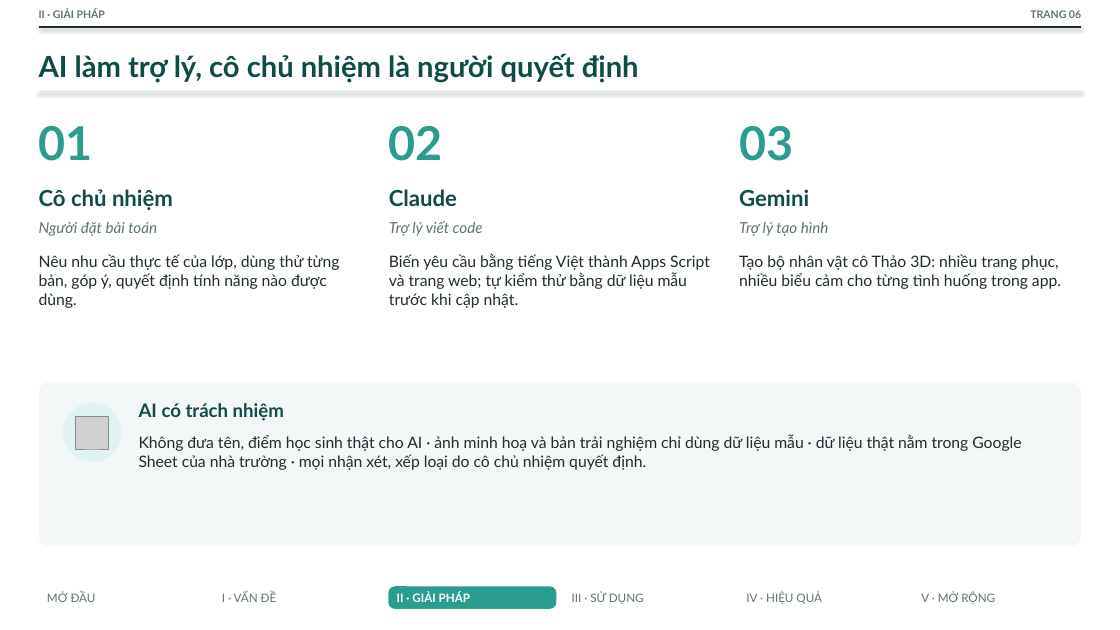
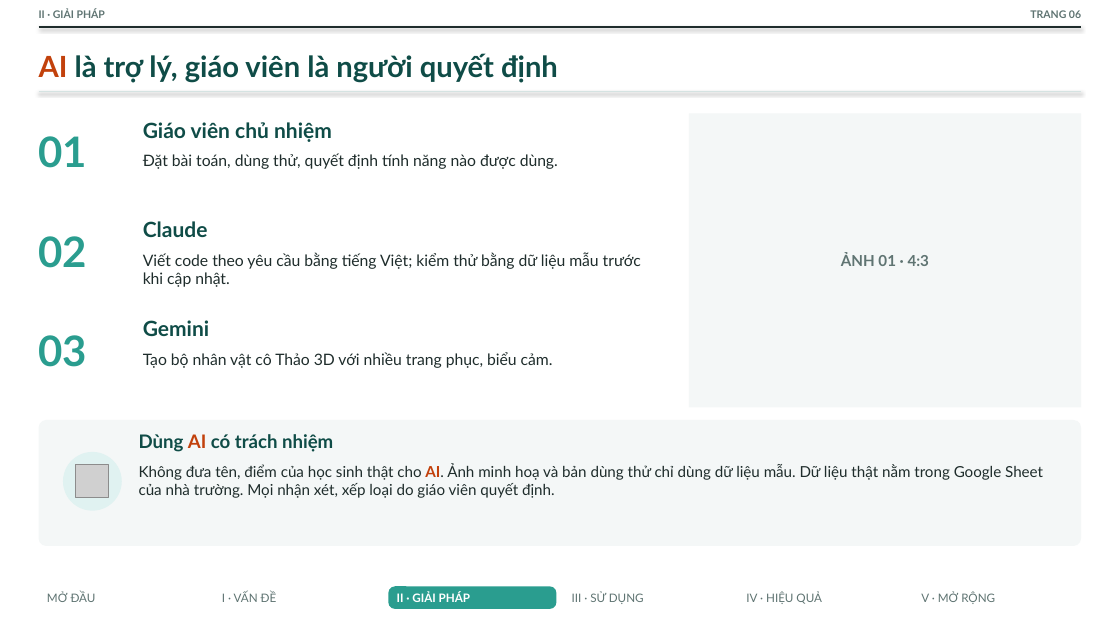
Before and after one commit to THPTYenHoa/Theo-doi-hanh-kiem-11D3-nam-hoc-2026-2027, a slide deck: slide 6 of docs/20261009_BaiDuThi_So_hanh_kiem_11D3.pptx. Drawn at 1120x630 pixels with LibreOffice and Linux fonts; fonts in the diff are those of the drawing; grey boxes stand for pictures. Boxes give left, top, right and bottom in pixels: in the first picture for what was removed or moved away, otherwise in the second. Text is boxed around its words. In the diff, an @@ line names an element or a change of style, - is before the commit and + after.

```diff
--- a/docs/20261009_BaiDuThi_So_hanh_kiem_11D3.pptx
+++ b/docs/20261009_BaiDuThi_So_hanh_kiem_11D3.pptx
@@ text at (x1=39, y1=53, x2=558, y2=82): text changed @@
-AI làm trợ lý, cô chủ nhiệm là người quyết định
+AI là trợ lý, giáo viên là người quyết định
@@ rectangle added at (x1=689, y1=113, x2=1081, y2=408), fill #F4F7F7 @@
@@ text added at (x1=143, y1=122, x2=332, y2=142), 18 pt, text #0F4C47, bold @@
+Giáo viên chủ nhiệm
@@ text added at (x1=143, y1=153, x2=558, y2=169), 13.5 pt, text #1F2D2C @@
+Đặt bài toán, dùng thử, quyết định tính năng nào được dùng.
@@ text removed at (x1=39, y1=189, x2=173, y2=210) @@
-Cô chủ nhiệm
@@ text "02" moved from (x1=389, y1=126, x2=443, y2=161) to (x1=39, y1=236, x2=88, y2=268) @@
@@ text removed at (x1=39, y1=222, x2=157, y2=236) @@
-Người đặt bài toán
@@ text "Claude" moved from (x1=389, y1=189, x2=457, y2=206) to (x1=143, y1=221, x2=208, y2=237) @@
@@ text "Claude" at (x1=143, y1=221, x2=208, y2=237): size 19 to 18 pt @@
@@ text removed at (x1=389, y1=221, x2=483, y2=236) @@
-Trợ lý viết code
@@ text removed at (x1=739, y1=222, x2=829, y2=236) @@
-Trợ lý tạo hình
@@ text removed at (x1=39, y1=254, x2=339, y2=308) @@
-Nêu nhu cầu thực tế của lớp, dùng thử từng bản, góp ý, quyết định tính năng nào được dùng.
@@ text at (x1=143, y1=252, x2=641, y2=287): text changed @@
-Biến yêu cầu bằng tiếng Việt thành Apps Script và trang web; tự kiểm thử bằng dữ liệu mẫu trước khi cập nhật.
+Viết code theo yêu cầu bằng tiếng Việt; kiểm thử bằng dữ liệu mẫu trước khi cập nhật.
@@ text added at (x1=841, y1=252, x2=929, y2=266), 13 pt, text #5F7472, bold @@
+ẢNH 01 · 4:3
@@ size 40 to 36 pt; vertical alignment top to middle in 3 elements at (x1=39, y1=136, x2=88, y2=168), (x1=39, y1=236, x2=88, y2=268), (x1=39, y1=335, x2=88, y2=367) @@
@@ text "03" moved from (x1=739, y1=126, x2=793, y2=161) to (x1=39, y1=335, x2=88, y2=367) @@
@@ text "Gemini" at (x1=143, y1=320, x2=209, y2=336): size 19 to 18 pt @@
@@ text "Gemini" moved from (x1=739, y1=189, x2=809, y2=206) to (x1=143, y1=320, x2=209, y2=336) @@
@@ text at (x1=143, y1=352, x2=553, y2=368): text changed @@
-Tạo bộ nhân vật cô Thảo 3D: nhiều trang phục, nhiều biểu cảm cho từng tình huống trong app.
+Tạo bộ nhân vật cô Thảo 3D với nhiều trang phục, biểu cảm.
@@ rounded rectangle resized from (x1=39, y1=382, x2=1081, y2=546) to (x1=39, y1=420, x2=1081, y2=546) @@
@@ text at (x1=139, y1=434, x2=333, y2=452): text changed @@
-AI có trách nhiệm
+Dùng AI có trách nhiệm
@@ ellipse moved from (x1=63, y1=403, x2=122, y2=462) to (x1=63, y1=452, x2=122, y2=511) @@
@@ picture moved from (x1=76, y1=416, x2=108, y2=449) to (x1=76, y1=465, x2=108, y2=497) @@
@@ text at (x1=139, y1=463, x2=1043, y2=498): text changed; size 13.5 to 13 pt @@
-Không đưa tên, điểm học sinh thật cho AI · ảnh minh hoạ và bản trải nghiệm chỉ dùng dữ liệu mẫu · dữ liệu thật nằm trong Google Sheet của nhà trường · mọi nhận xét, xếp loại do cô chủ nhiệm quyết định.
+Không đưa tên, điểm của học sinh thật cho AI. Ảnh minh hoạ và bản dùng thử chỉ dùng dữ liệu mẫu. Dữ liệu thật nằm trong Google Sheet của nhà trường. Mọi nhận xét, xếp loại do giáo viên quyết định.
```
Also in this commit, not shown: 18 other slides changed, 1 slide added, 1 slide removed.
